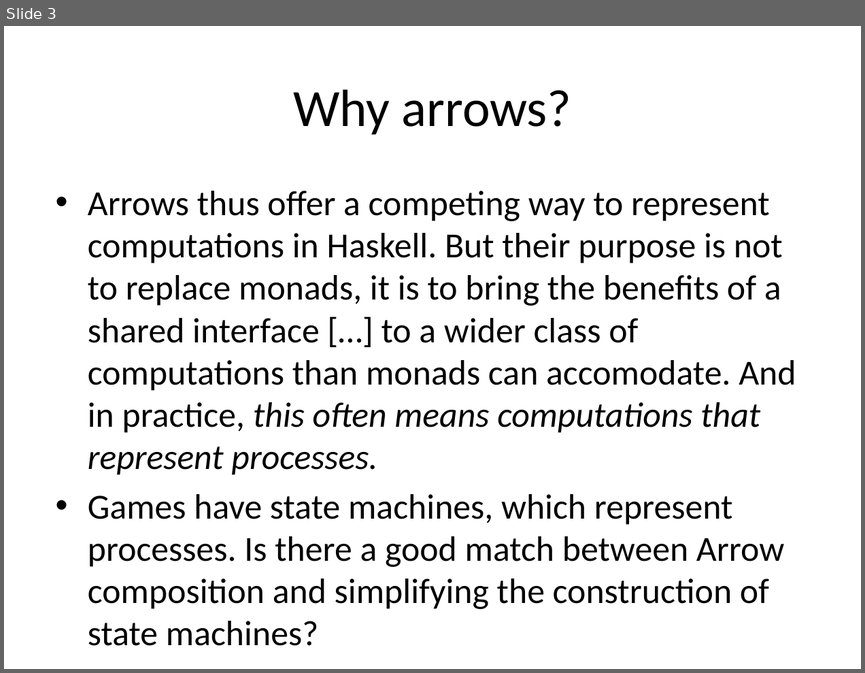
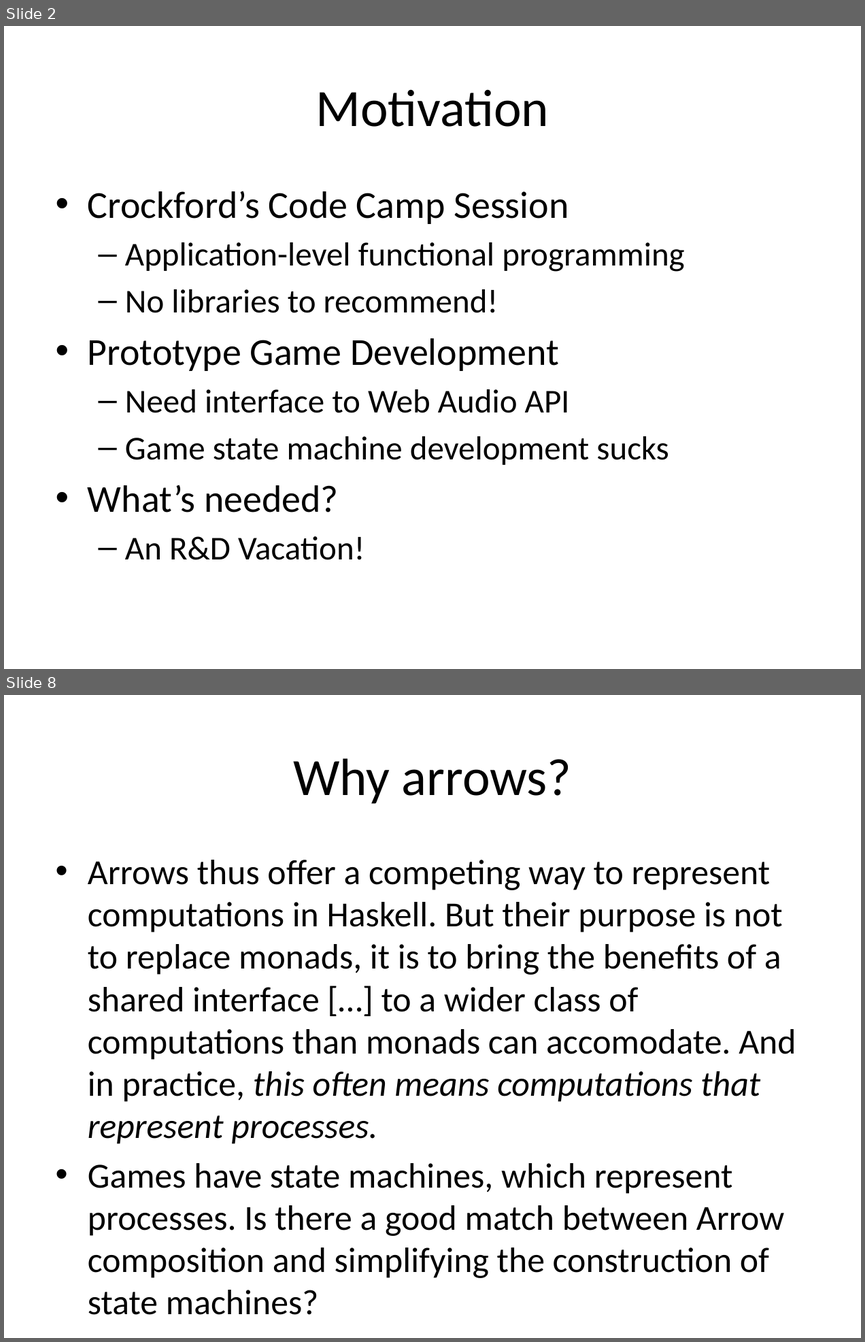
Before and after one commit to enright/arrowlets, a slide deck: MonadsOfDoomArrowsOfTime.pptx. Shown one above the other, each under a label of ours: slide 3 before the commit, slides 2 and 8 after it; the slides between them are not shown. The pictures are 865x673 and 865x1342 pixels, drawn with LibreOffice and Linux fonts; fonts in the diff are those of the drawing. Boxes give left, top, right and bottom in pixels: in the first picture for what was removed or moved away, otherwise in the second. Text is boxed around its words. In the diff, an @@ line names an element or a change of style, - is before the commit and + after.

```diff
--- a/MonadsOfDoomArrowsOfTime.pptx
+++ b/MonadsOfDoomArrowsOfTime.pptx
@@ slide 2 added at [4, 26, 861, 669], background #FFFFFF @@
@@ title added at [315, 89, 549, 127], 44 pt, text #000000 @@
+Motivation
@@ text added at [88, 191, 684, 560], 28 pt, text #000000 @@
+• Crockford’s Code Camp Session
+  – Application-level functional programming
+  – No libraries to recommend!
+• Prototype Game Development
+  – Need interface to Web Audio API
+  – Game state machine development sucks
+• What’s needed?
+  – An R&D Vacation!
@@ what was slide 3 is now slide 8 @@
```
Also in this commit, not shown: 2 slides changed, 4 other slides added.
